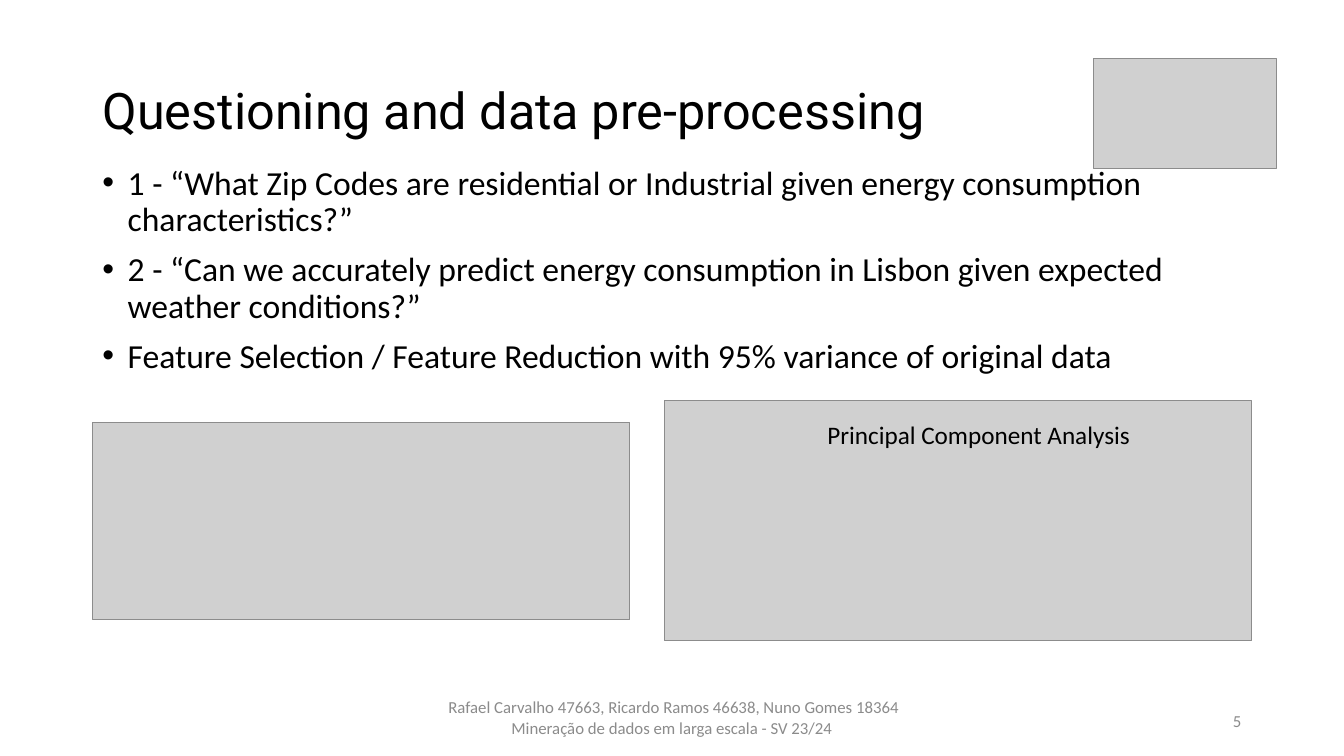
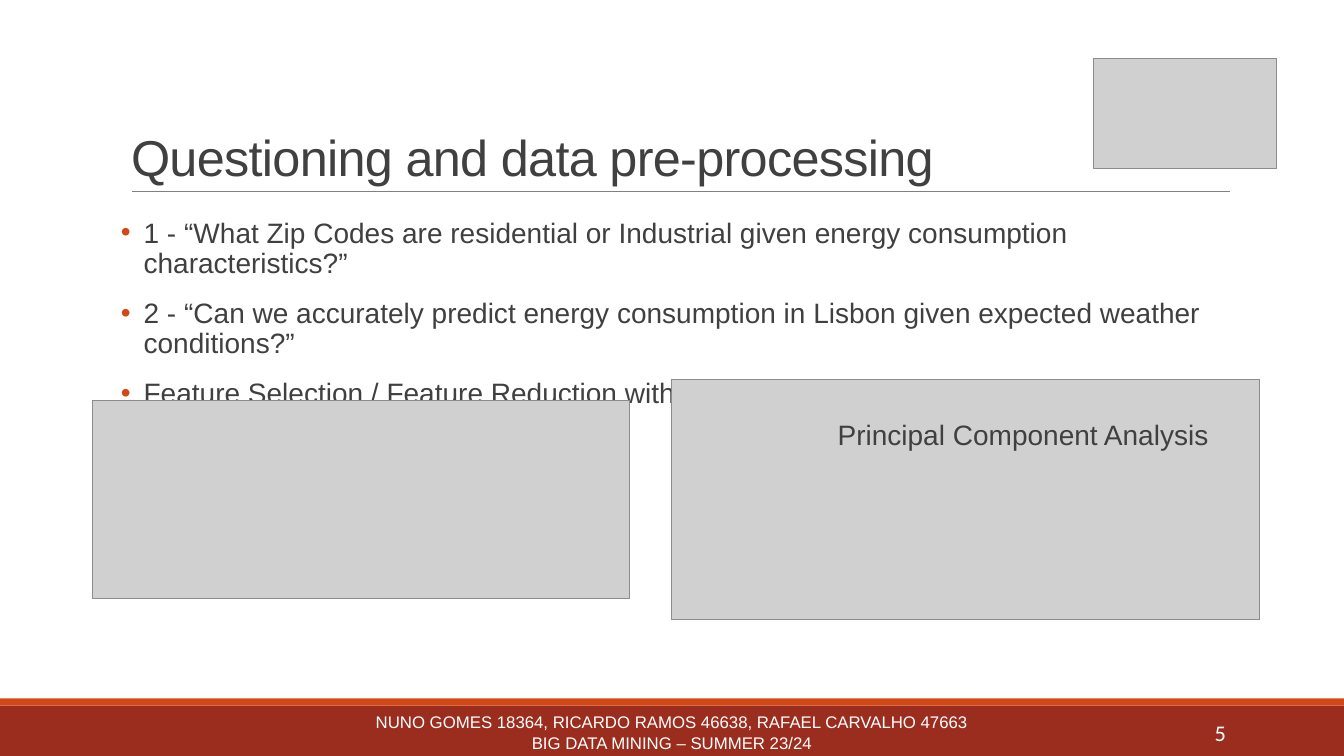
Before and after one commit to rcarvalho16/MDLE-23-24, a slide deck: slide 5 of Trabalho_Pratico/Powerpoint_vRafael.pptx. Drawn at 1344x756 pixels with LibreOffice and Linux fonts; fonts in the diff are those of the drawing; grey boxes stand for pictures. Boxes give left, top, right and bottom in pixels: in the first picture for what was removed or moved away, otherwise in the second. Text is boxed around its words. In the diff, an @@ line names an element or a change of style, - is before the commit and + after.

```diff
--- a/Trabalho_Pratico/Powerpoint_vRafael.pptx
+++ b/Trabalho_Pratico/Powerpoint_vRafael.pptx
@@ title "Questioning and data pre-processing": place and size @@
-title "Questioning and data pre-processing" at bbox=[102, 91, 925, 140]
+title "Questioning and data pre-processing" at bbox=[131, 139, 933, 186]
@@ title "Questioning and data pre-processing" at bbox=[131, 139, 933, 186]: font Roboto to Arial, text colour #000000 to #404040, letter spacing 0 to -0.5 pt; line spacing 0.9 to 0.85; vertical alignment middle to bottom @@
@@ line added from (132, 192) to (1231, 192), #808080 0.5 pt @@
@@ text "1 - “What Zip Codes ...": place and size @@
-text "1 - “What Zip Codes ..." at bbox=[128, 167, 1163, 374]
+text "1 - “What Zip Codes ..." at bbox=[144, 222, 1200, 409]
@@ text "1 - “What Zip Codes ..." at bbox=[144, 222, 1200, 409]: size 24 to 20 pt, font Calibri to Arial, text colour #000000 to #404040; indent changed; more space between paragraphs @@
@@ picture: place and size @@
-picture at bbox=[664, 401, 1252, 641]
+picture at bbox=[673, 380, 1260, 620]
@@ picture: place and size @@
-picture at bbox=[93, 422, 630, 620]
+picture at bbox=[93, 401, 630, 599]
@@ text "Principal Component Analysis": place and size @@
-text "Principal Component Analysis" at bbox=[827, 426, 1129, 448]
+text "Principal Component Analysis" at bbox=[838, 424, 1208, 451]
@@ text "Principal Component Analysis" at bbox=[838, 424, 1208, 451]: size 18 to 20 pt, font Calibri to Arial, text colour #000000 to #404040 @@
@@ rectangle added at bbox=[0, 706, 1344, 756], fill #9B2D1F @@
@@ rectangle added at bbox=[0, 699, 1344, 706], fill #D34817 @@
@@ text at bbox=[376, 716, 968, 749]: text changed; font Calibri to Arial; text colour #8C8C8C to #FFFFFF @@
-Rafael Carvalho 47663, Ricardo Ramos 46638, Nuno Gomes 18364 Mineração de dados em larga escala - SV 23/24
+NUNO GOMES 18364, RICARDO RAMOS 46638, RAFAEL CARVALHO 47663
+BIG DATA MINING – SUMMER 23/24
@@ page number: place and size @@
-page number at bbox=[1233, 716, 1241, 727]
+page number at bbox=[1215, 726, 1226, 741]
@@ page number at bbox=[1215, 726, 1226, 741]: size 12 to 16 pt, text colour #8C8C8C to #FFFFFF @@
```
Also in this commit, not shown: 8 other slides changed.
